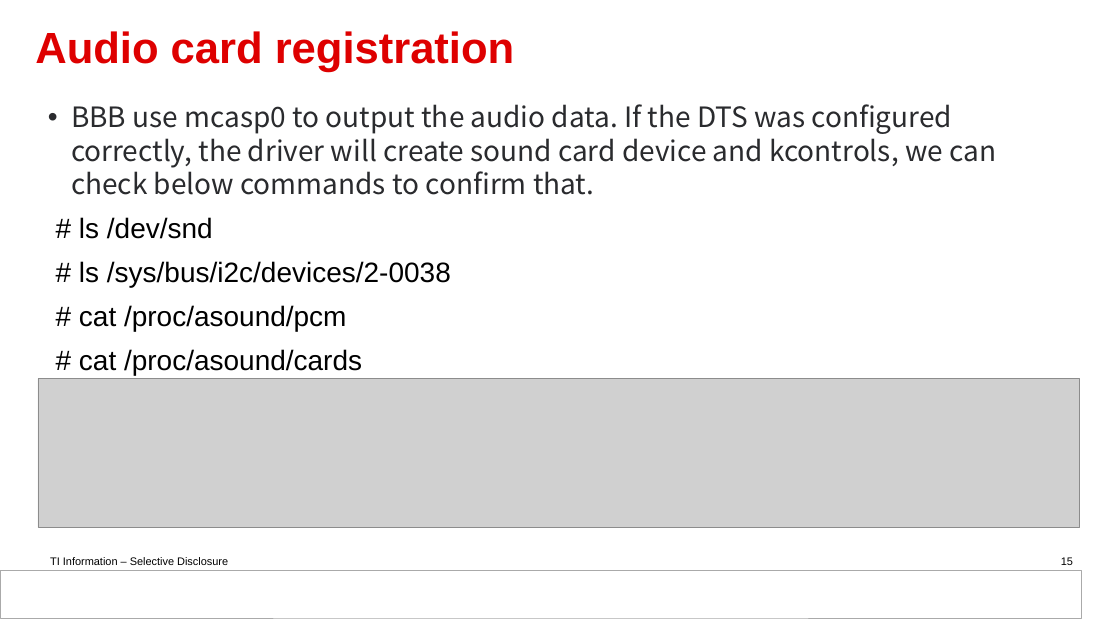
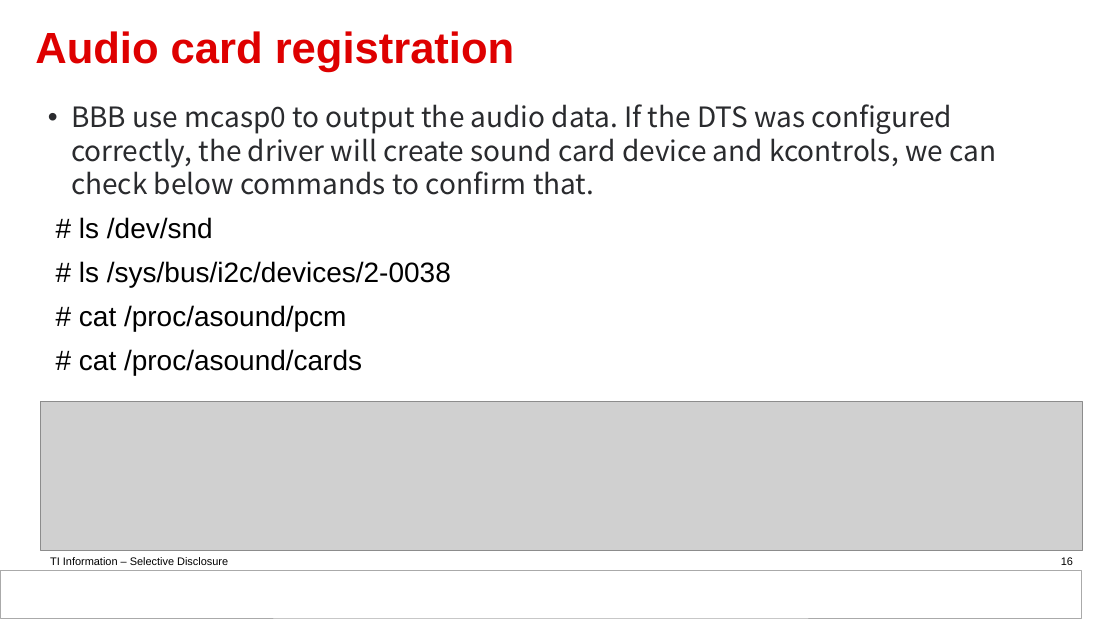
Before and after one commit to DynamicDevices/tas2781-linux-driver, a slide deck: slide 16 of doc/Guideline for tas2781 Linux driver based on BBB.pptx (slide 15 before the commit). Drawn at 1120x630 pixels with LibreOffice and Linux fonts; fonts in the diff are those of the drawing; grey boxes stand for pictures; background and template pictures are left out. Boxes give left, top, right and bottom in pixels: in the first picture for what was removed or moved away, otherwise in the second. Text is boxed around its words. In the diff, an @@ line names an element or a change of style, - is before the commit and + after.

```diff
--- a/doc/Guideline for tas2781 Linux driver based on BBB.pptx
+++ b/doc/Guideline for tas2781 Linux driver based on BBB.pptx
@@ picture: place and size @@
-picture at (38,379,1080,528)
+picture at (41,402,1083,550)
@@ page number at (1061,557,1073,565): text changed @@
-15
+16
```
Also in this commit, not shown: 7 other slides changed, 1 slide added.
